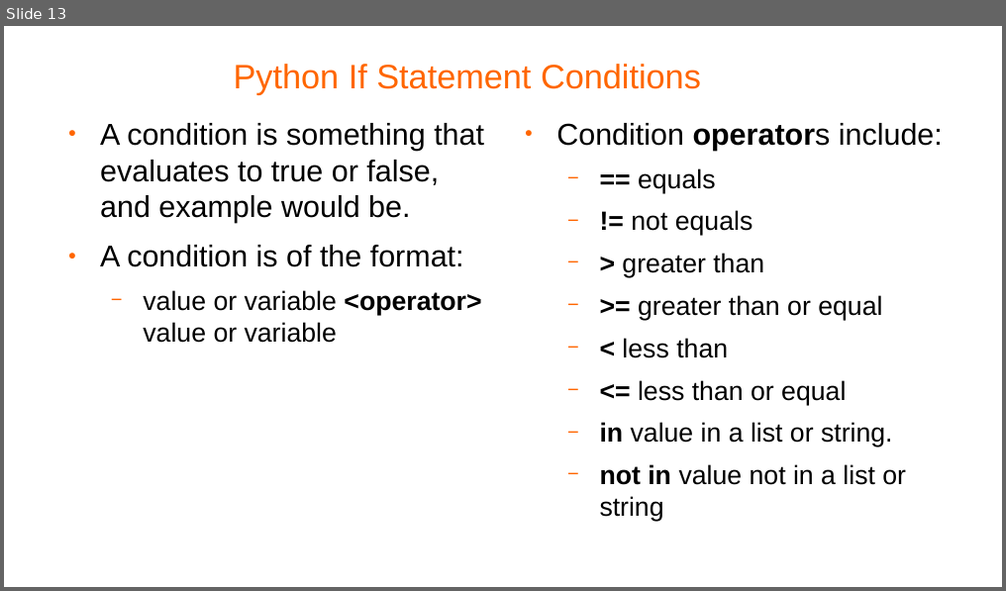
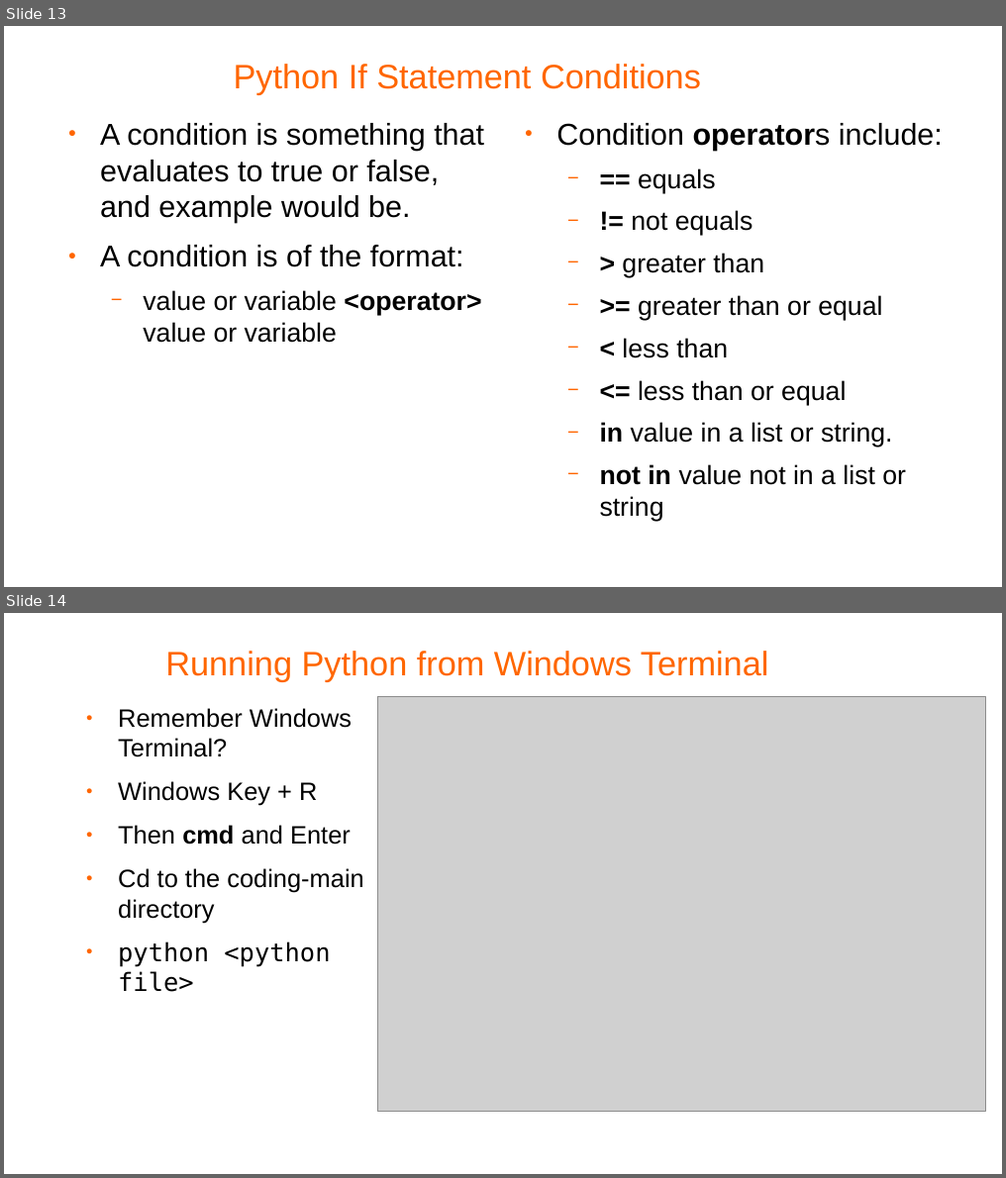
Before and after one commit to pellcorp/coding, a slide deck: docs/python coding.odp. Shown one above the other, each under a label of ours: slide 13 before the commit, slides 13 and 14 after it. The pictures are 1006x591 and 1006x1178 pixels, drawn with LibreOffice and Linux fonts; fonts in the diff are those of the drawing; grey boxes stand for pictures; background and template pictures are left out. Boxes give left, top, right and bottom in pixels: in the first picture for what was removed or moved away, otherwise in the second. Text is boxed around its words. In the diff, an @@ line names an element or a change of style, - is before the commit and + after.

Commit message:
added some extra docs for running from cmd line

```diff
--- a/docs/python coding.odp
+++ b/docs/python coding.odp
@@ slide 14 added at (4,613,1002,1174), background #FFFFFF @@
@@ title added at (165,651,769,681), 27 pt, text #FF6600 @@
+Running Python from Windows Terminal
@@ picture added at (378,697,986,1112) @@
@@ text added at (118,708,363,992), 20 pt, text #000000 @@
+● Remember Windows Terminal?
+● Windows Key + R
+● Then cmd and Enter
+● Cd to the coding-main directory
+● python <python file>
```
Also in this commit, not shown: 3 slides changed, 1 other slide added, 1 other file.
